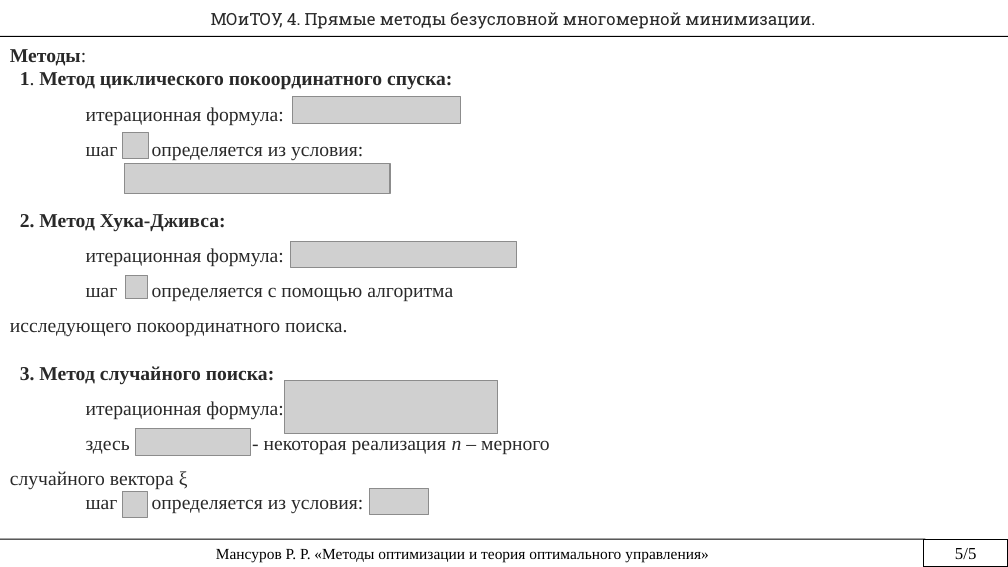
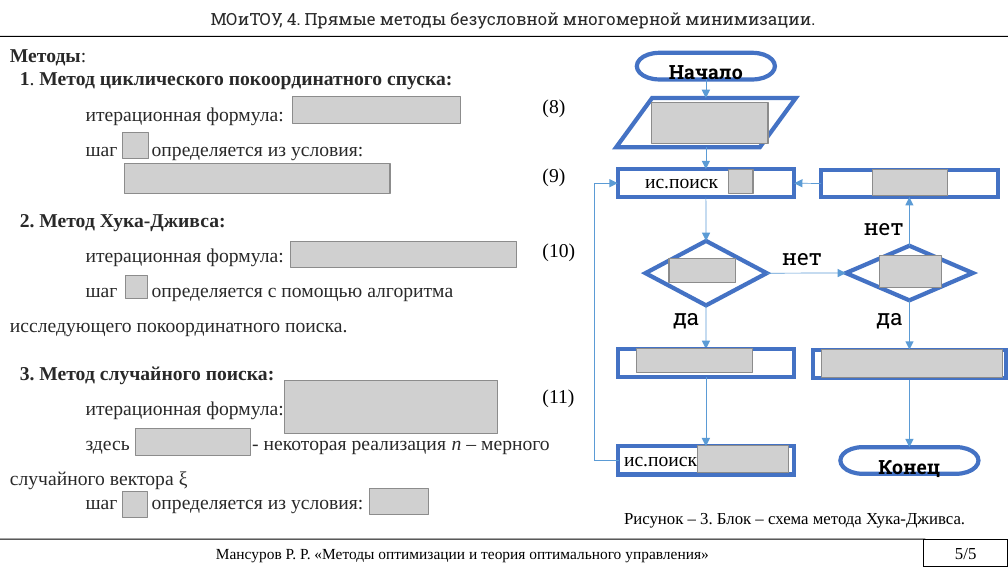
Before and after one commit to rustam-mansurov/cats, a slide deck: slide 5 of Домашнее задание Мансуров.pptx (slide 6 before the commit). Drawn at 1008x567 pixels with LibreOffice and Linux fonts; fonts in the diff are those of the drawing; grey boxes stand for pictures. Boxes give left, top, right and bottom in pixels: in the first picture for what was removed or moved away, otherwise in the second. Text is boxed around its words. In the diff, an @@ line names an element or a change of style, - is before the commit and + after.

```diff
--- a/Домашнее задание Мансуров.pptx
+++ b/Домашнее задание Мансуров.pptx
@@ text added at (x1=542, y1=99, x2=565, y2=117), 14 pt, text #000000 @@
+(8)
@@ text added at (x1=542, y1=168, x2=565, y2=186), 14 pt, text #000000 @@
+(9)
@@ group added at (x1=576, y1=46, x2=1007, y2=474): 6 arrows, 5 texts, 4 rectangles, 2 pill shapes, 2 diamonds, 2 pictures, 1 flow chart input output @@
+Начало
+Конец
+нет
+да
+нет
+да
+ис.поиск
@@ picture added at (x1=873, y1=169, x2=949, y2=197) @@
@@ elbow arrow added from (619, 461) to (618, 183), #5B9BD5 0.5 pt @@
@@ arrow added from (822, 183) to (794, 183), #5B9BD5 0.5 pt @@
@@ text added at (x1=542, y1=243, x2=575, y2=261), 14 pt, text #000000 @@
+(10)
@@ picture added at (x1=669, y1=258, x2=736, y2=282) @@
@@ picture added at (x1=879, y1=256, x2=941, y2=288) @@
@@ arrow added from (706, 305) to (706, 349), #5B9BD5 0.5 pt @@
@@ arrow added from (909, 300) to (909, 350), #5B9BD5 0.5 pt @@
@@ rectangle added at (x1=618, y1=349, x2=794, y2=377), fill #FFFFFF, outline #4472C4 3 pt @@
@@ picture added at (x1=637, y1=349, x2=753, y2=373) @@
@@ picture added at (x1=822, y1=350, x2=1003, y2=378) @@
@@ text added at (x1=542, y1=389, x2=574, y2=407), 14 pt, text #000000 @@
+(11)
@@ arrow added from (706, 377) to (706, 447), #5B9BD5 0.5 pt @@
@@ rectangle added at (x1=618, y1=447, x2=794, y2=475), fill #FFFFFF, outline #4472C4 3 pt @@
@@ picture added at (x1=698, y1=446, x2=788, y2=472) @@
@@ text added at (x1=624, y1=456, x2=697, y2=467), 14 pt, text #000000 @@
+ис.поиск
@@ text added at (x1=624, y1=513, x2=965, y2=528), 12 pt, text #000000 @@
+Рисунок – 3. Блок – схема метода Хука-Дживса.
```
Also in this commit, not shown: 1 other slide changed, 1 slide removed, 1 other file.
